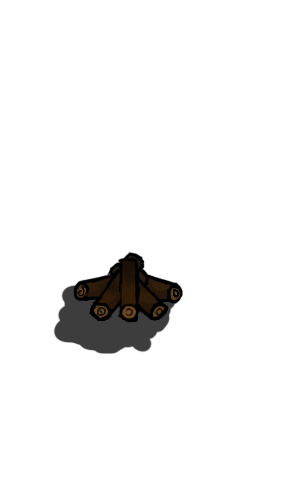
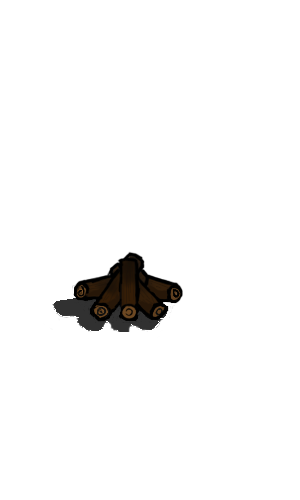
Layer changes from the first w=300, h=500 image to the second:
renamed "Katman 2" to "odun", painted on it over [50, 285, 178, 354]
